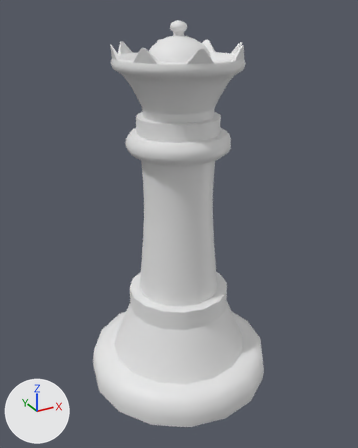
An edit to the FBX model Assets/Models/reina.fbx, drawn before and after from the same camera.
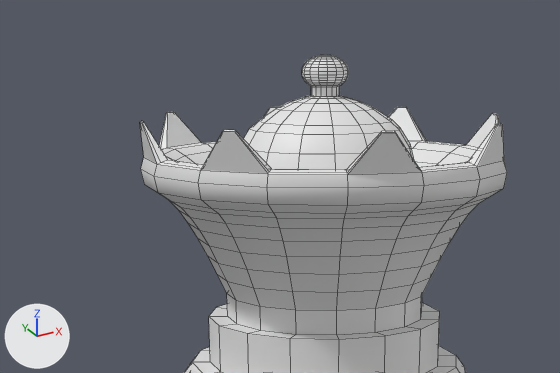
There are two pictures of each version: one whole from a 50 mm lens placed at (-46.7, -84.8, 40.3), pointed at (-0.4, -0.6, -1.8), one close up on the part from 16% to 74% of the width and 0% to 31% of the height. Every picture has the same lights, and +X, +Y and +Z are marked at lower left. The close-ups show mesh edges as thin lines. Where no turn or scale is listed for an object, it has been applied to the vertices.

The older version as bpy lines, for what is in view:
```python
me_mesh = bpy.data.meshes.new('Mesh')
me_mesh.from_pydata(...)  # 1200 vertices, 1184 faces; spans x -20.4..20.4, y -20.4..20.4, z -1.7..75.0
ob_line001 = bpy.data.objects.new('Line001', me_mesh)
ob_line001.location = (-0.17, 0.0, -36.99)
```
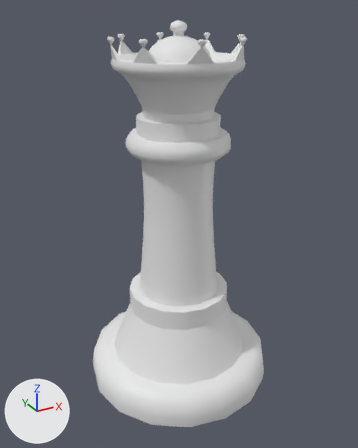
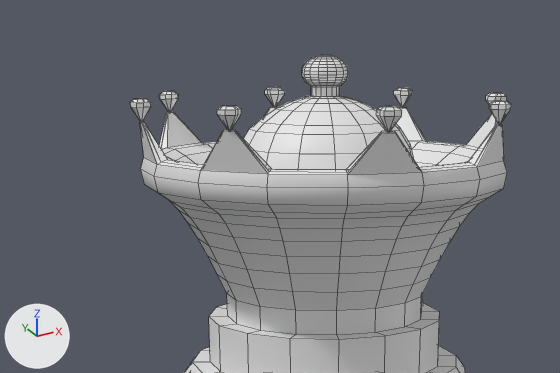
Changed parts and their boxes [x1, y1, x2, y2] in the close-ups (560 x 373 px):
'Line001', reshaped
    before: [140, 55, 507, 373]
    after: [130, 55, 511, 373]
part 1 of me_mesh, added
    after: [265, 87, 285, 107]
part 2 of me_mesh, added
    after: [159, 91, 179, 112]
part 3 of me_mesh, added
    after: [130, 98, 151, 122]
part 4 of me_mesh, added
    after: [217, 105, 241, 131]
part 5 of me_mesh, added
    after: [376, 106, 402, 132]
part 6 of me_mesh, added
    after: [489, 100, 511, 125]
part 7 of me_mesh, added
    after: [486, 93, 507, 106]
part 8 of me_mesh, added
    after: [394, 87, 412, 107]
part 9 of me_mesh, built on
    both: [140, 108, 504, 175]

Diff of the bpy script that builds the scene:
```diff
--- a/Assets/Models/reina.fbx.py
+++ b/Assets/Models/reina.fbx.py
@@ me_mesh @@
 # used by ob_line001; location = (-0.17, 0.0, -36.99)
-me_mesh.from_pydata(...)  # 1200 vertices, 1184 faces; spans x -20.4..20.4, y -20.4..20.4, z -1.7..75.0
+me_mesh.from_pydata(...)  # 1472 vertices, 1524 faces; spans x -20.4..20.4, y -20.4..20.4, z -1.7..75.0
+# me_mesh part 1: a new loose piece of 34 vertices spanning x 1.8..3.0, y 11.5..12.9, z 71.0..72.4
+# me_mesh part 2: a new loose piece of 34 vertices spanning x -7.7..-6.2, y 9.6..11.1, z 71.0..72.4
+# me_mesh part 3: a new loose piece of 34 vertices spanning x -12.9..-11.5, y 1.9..3.1, z 71.0..72.4
+# me_mesh part 4: a new loose piece of 34 vertices spanning x -11.1..-9.6, y -7.7..-6.2, z 71.0..72.4
+# me_mesh part 5: a new loose piece of 34 vertices spanning x -3.0..-1.8, y -12.9..-11.6, z 71.0..72.4
+# me_mesh part 6: a new loose piece of 34 vertices spanning x 6.2..7.7, y -11.1..-9.6, z 71.0..72.4
+# me_mesh part 7: a new loose piece of 34 vertices spanning x 11.5..12.9, y -3.0..-1.9, z 71.0..72.4
+# me_mesh part 8: a new loose piece of 34 vertices spanning x 9.7..11.1, y 6.2..7.7, z 71.0..72.4
+# me_mesh part 9
+# 56 faces are deleted
+# 88 new faces join them
```
